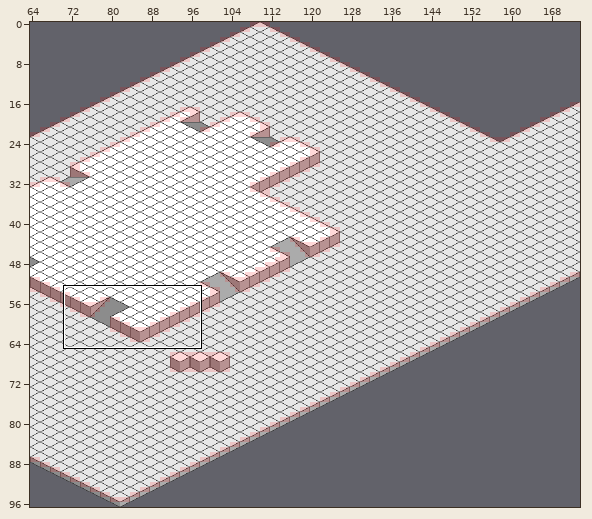
A Tiled map gets an edit: assets/tilemaps/arena-0/arena-0.tmx. The picture above shows the old version from afar; the outline marks the close-up.
Close-up. Before the edit:
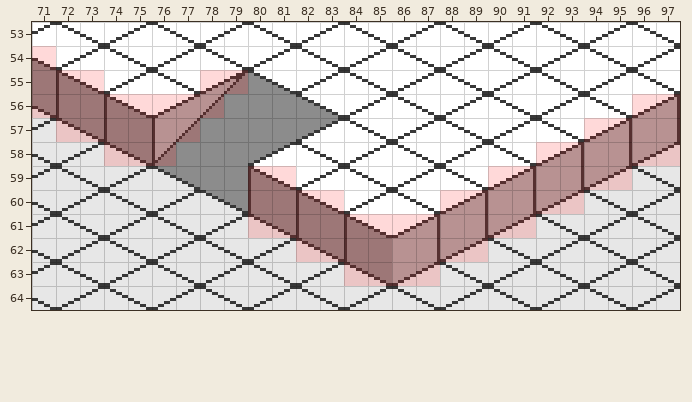
Cells are 8x8 px. Shown: x 71..97, y 53..64. The commit also changed other parts of the map, which this record leaves out.
Now the later version:
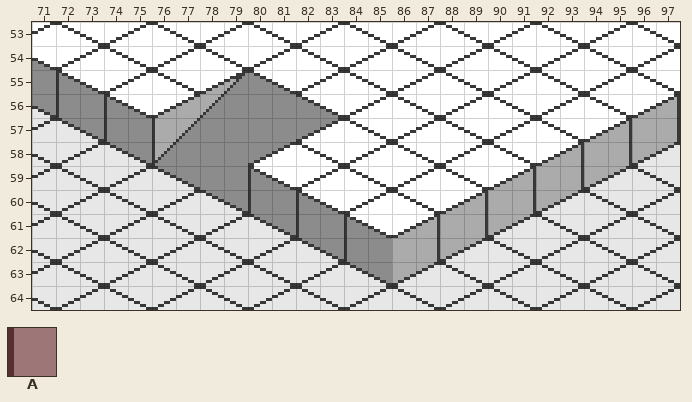
Key: from "tileset-0": A 36.
_ is an empty cell.
Tiles replaced or removed in this view: A.
See-through tiles are keyed as they look on the map.
The exact change:
Changed rows in their new state; . is an unchanged cell.
Layer "Obstacles" (now hidden):
first column x 71:
54 _..........................
55 ___....__..................
56 ________.................__
57 .______................____
58 ...___...............______
59 .........__........______..
60 .........____....______....
61 .........____________......
62 ...........________........
63 .............____..........
Where, in picture pixels (left, top, right, bottom), the same in both close-ups:
removed: (32, 46, 248, 166)
removed: (248, 94, 680, 286)
